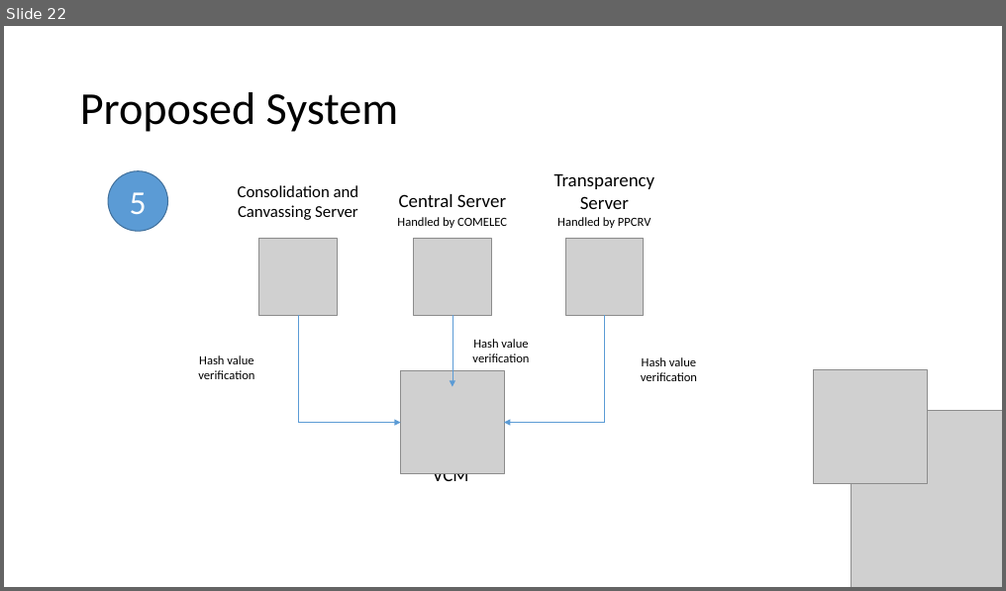
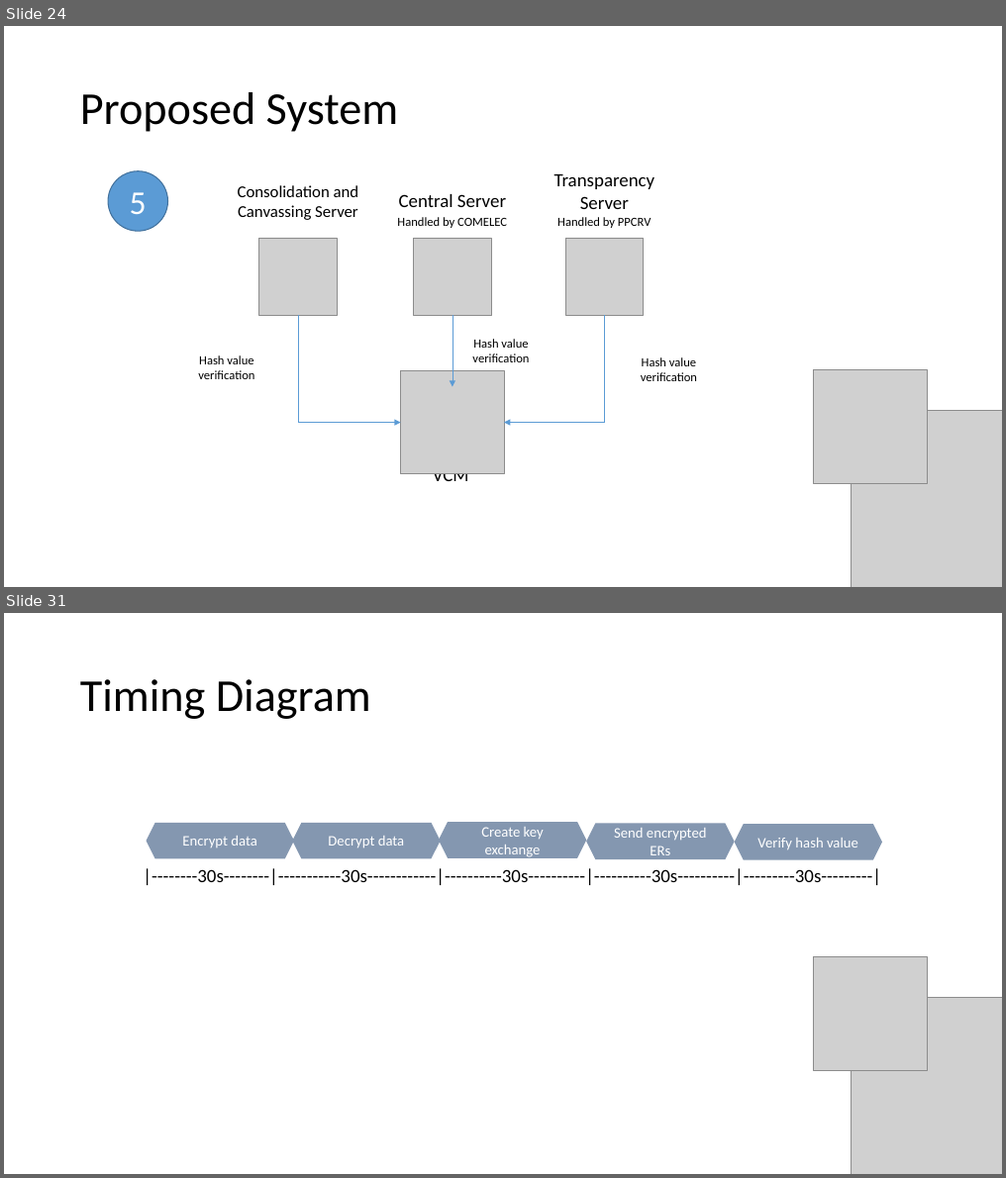
Before and after one commit to seans888/Project---Automate-Election, a slide deck: Documentation/Finals_Sysadd1.pptx. Shown one above the other, each under a label of ours: slide 22 before the commit, slides 24 and 31 after it; the slides between them are not shown. The pictures are 1006x591 and 1006x1178 pixels, drawn with LibreOffice and Linux fonts; fonts in the diff are those of the drawing; grey boxes stand for pictures. Boxes give left, top, right and bottom in pixels: in the first picture for what was removed or moved away, otherwise in the second. Text is boxed around its words. In the diff, an @@ line names an element or a change of style, - is before the commit and + after.

```diff
--- a/Documentation/Finals_Sysadd1.pptx
+++ b/Documentation/Finals_Sysadd1.pptx
@@ slide 31 added at (4, 613, 1002, 1174), background #FFFFFF @@
@@ title added at (80, 679, 371, 719), 44 pt, text #000000 @@
+Timing Diagram
@@ hexagon added at (147, 823, 294, 860), fill #8497B0, 14 pt, text #FFFFFF @@
+Encrypt data
@@ hexagon added at (292, 823, 441, 860), fill #8497B0, 14 pt, text #FFFFFF @@
+Decrypt data
@@ hexagon added at (439, 822, 587, 859), fill #8497B0, 14 pt, text #FFFFFF @@
+Create key exchange
@@ hexagon added at (586, 823, 735, 861), fill #8497B0, 14 pt, text #FFFFFF @@
+Send encrypted ERs
@@ hexagon added at (735, 824, 883, 861), fill #8497B0, 14 pt, text #FFFFFF @@
+Verify hash value
@@ text added at (143, 868, 881, 885), 18 pt, text #000000 @@
+|--------30s--------|-----------30s------------|----------30s----------|----------30s----------|---------30s---------|
@@ picture added at (813, 957, 927, 1070) @@
@@ picture added at (850, 998, 1002, 1174) @@
@@ what was slide 22 is now slide 24 @@
```
Also in this commit, not shown: 2 slides changed, 10 other slides added, 2 other files.
